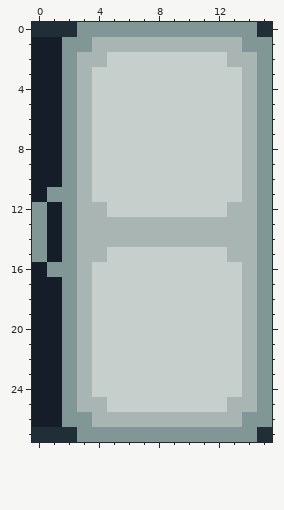
File history of a pixel-art sprite, Assets/Assets/map/Chest.png. This is how it looked before the edit.
The file is 16x28 pixels.
After:
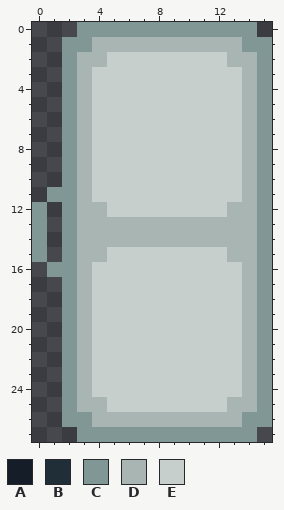
Palette (. is transparent): A #151d28  B #202e37  C #819796  D #a8b5b2  E #c7cfcc
Edits made:
y 0: x 0..2 BBB -> ...; x 15 B -> .
y 1..10: x 0..1 AA -> ..
y 11: x 0 A -> .
y 12..15: x 1 A -> .
y 16: x 0 A -> .
y 17..26: x 0..1 AA -> ..
y 27: x 0..2 BBB -> ...; x 15 B -> .
